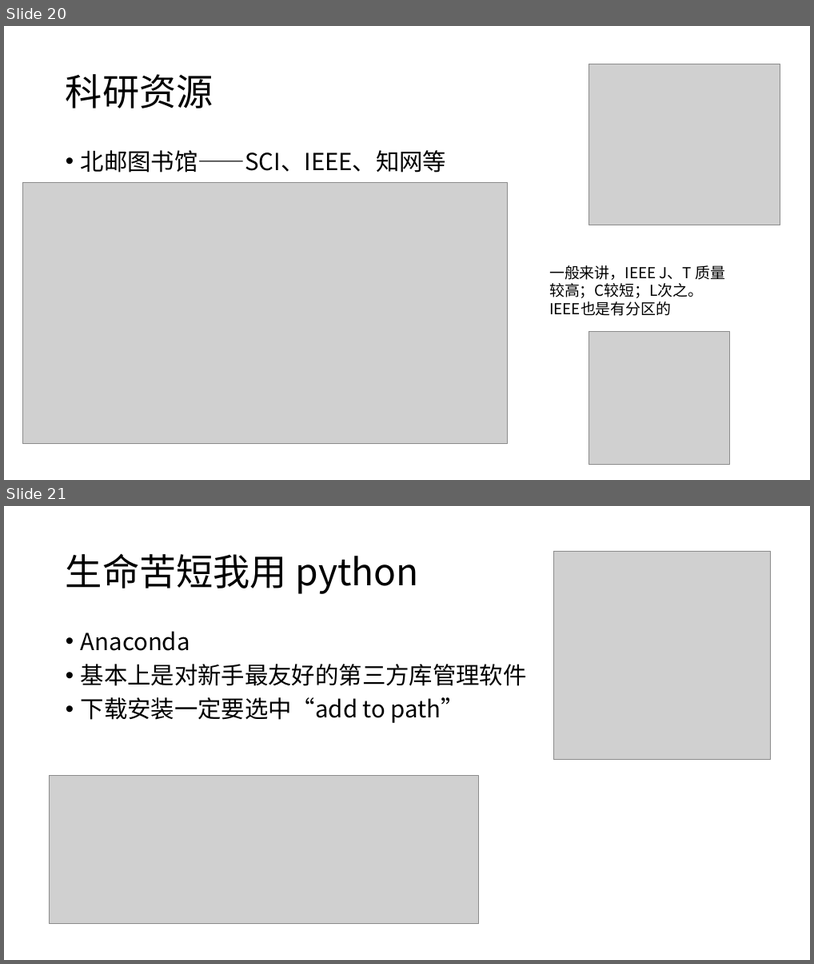
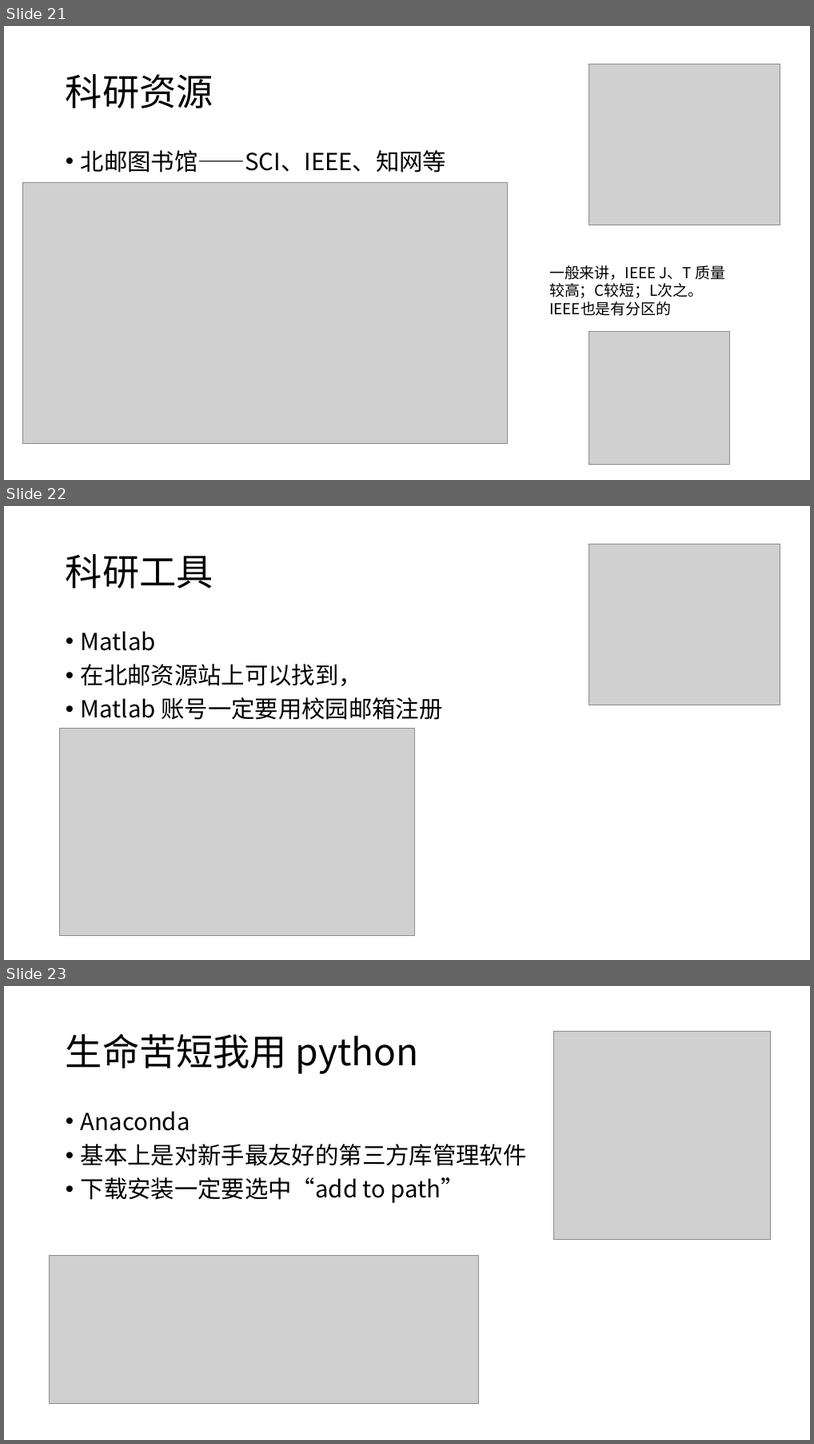
Before and after one commit to Brook1711/coder_startup, a slide deck: 交流会.pptx. Shown one above the other, each under a label of ours: slides 20 and 21 before the commit, slides 21, 22 and 23 after it. The pictures are 814x964 and 814x1444 pixels, drawn with LibreOffice and Linux fonts; fonts in the diff are those of the drawing; grey boxes stand for pictures. Boxes give left, top, right and bottom in pixels: in the first picture for what was removed or moved away, otherwise in the second. Text is boxed around its words. In the diff, an @@ line names an element or a change of style, - is before the commit and + after.

```diff
--- a/交流会.pptx
+++ b/交流会.pptx
@@ slide 22 added at [4, 506, 810, 960], background #FFFFFF @@
@@ picture added at [590, 544, 781, 705] @@
@@ title added at [66, 554, 214, 588], 44 pt, text #000000 @@
+科研工具
@@ text added at [81, 631, 442, 720], 28 pt, text #000000 @@
+• Matlab
+• 在北邮资源站上可以找到，
+• Matlab 账号一定要用校园邮箱注册
@@ picture added at [60, 728, 414, 936] @@
@@ what was slide 20 is now slide 21 @@
@@ what was slide 21 is now slide 23 @@
```
Also in this commit, not shown: 1 other slide added, 3 other files.
